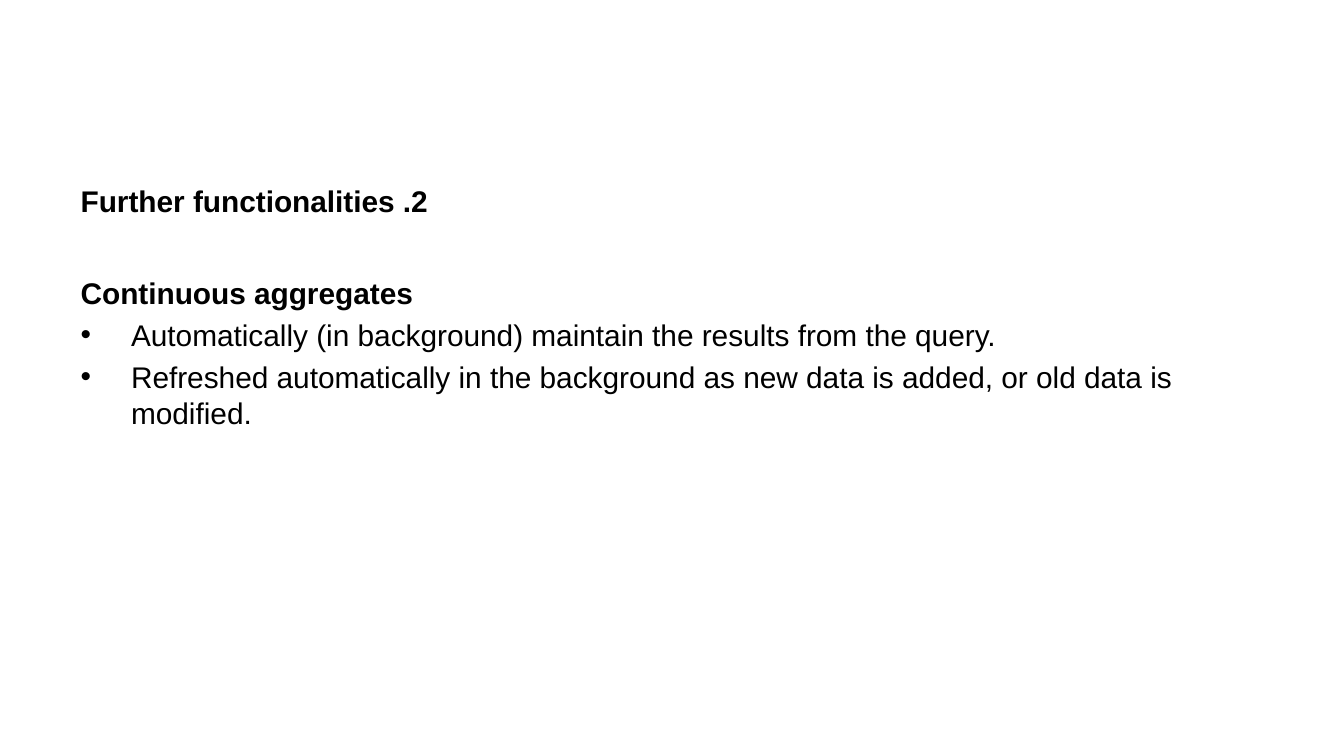
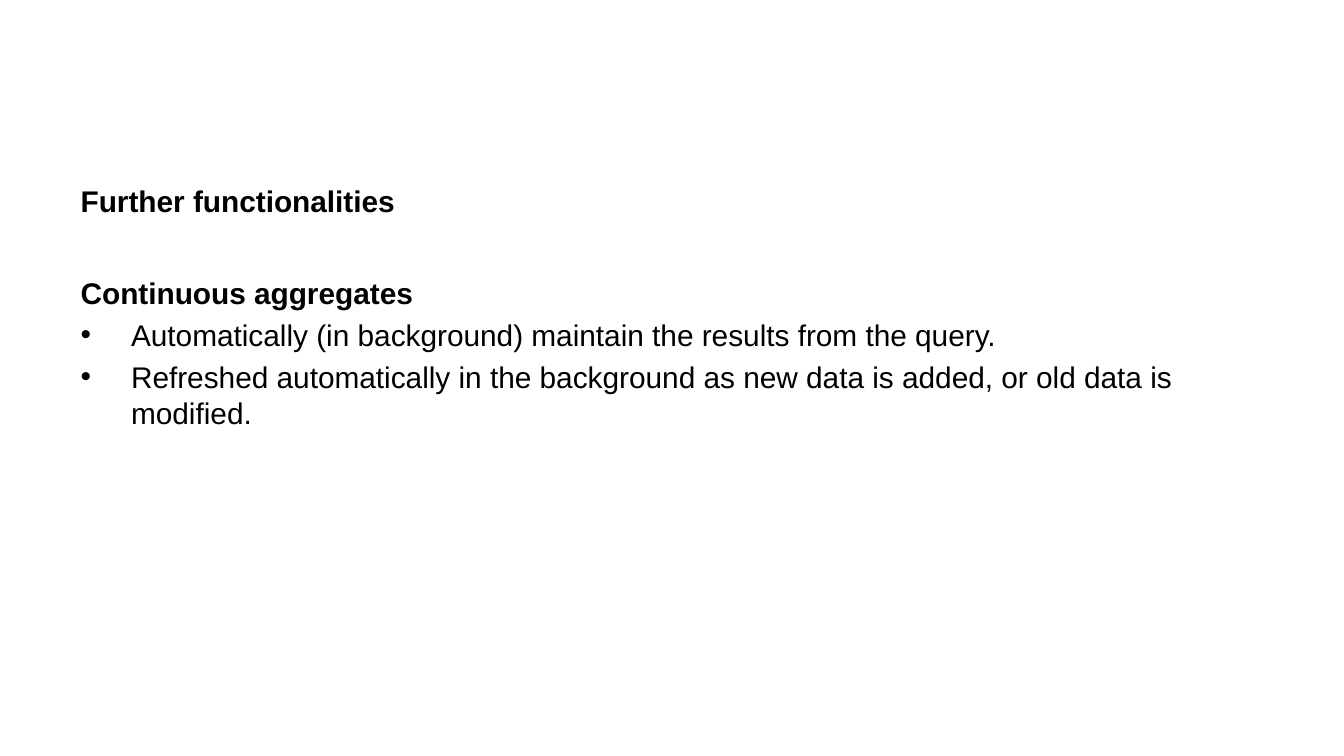
Before and after one commit to ManuelePasini/slides-markdown, a slide deck: slide 40 of digital_twins.pptx. Drawn at 1344x756 pixels with LibreOffice and Linux fonts; fonts in the diff are those of the drawing. Boxes give left, top, right and bottom in pixels: in the first picture for what was removed or moved away, otherwise in the second. Text is boxed around its words. In the diff, an @@ line names an element or a change of style, - is before the commit and + after.

```diff
--- a/digital_twins.pptx
+++ b/digital_twins.pptx
@@ text at box(81, 190, 395, 213): text changed @@
-Further functionalities .2
+Further functionalities
```
Also in this commit, not shown: 1 other slide changed, 6 other files.
